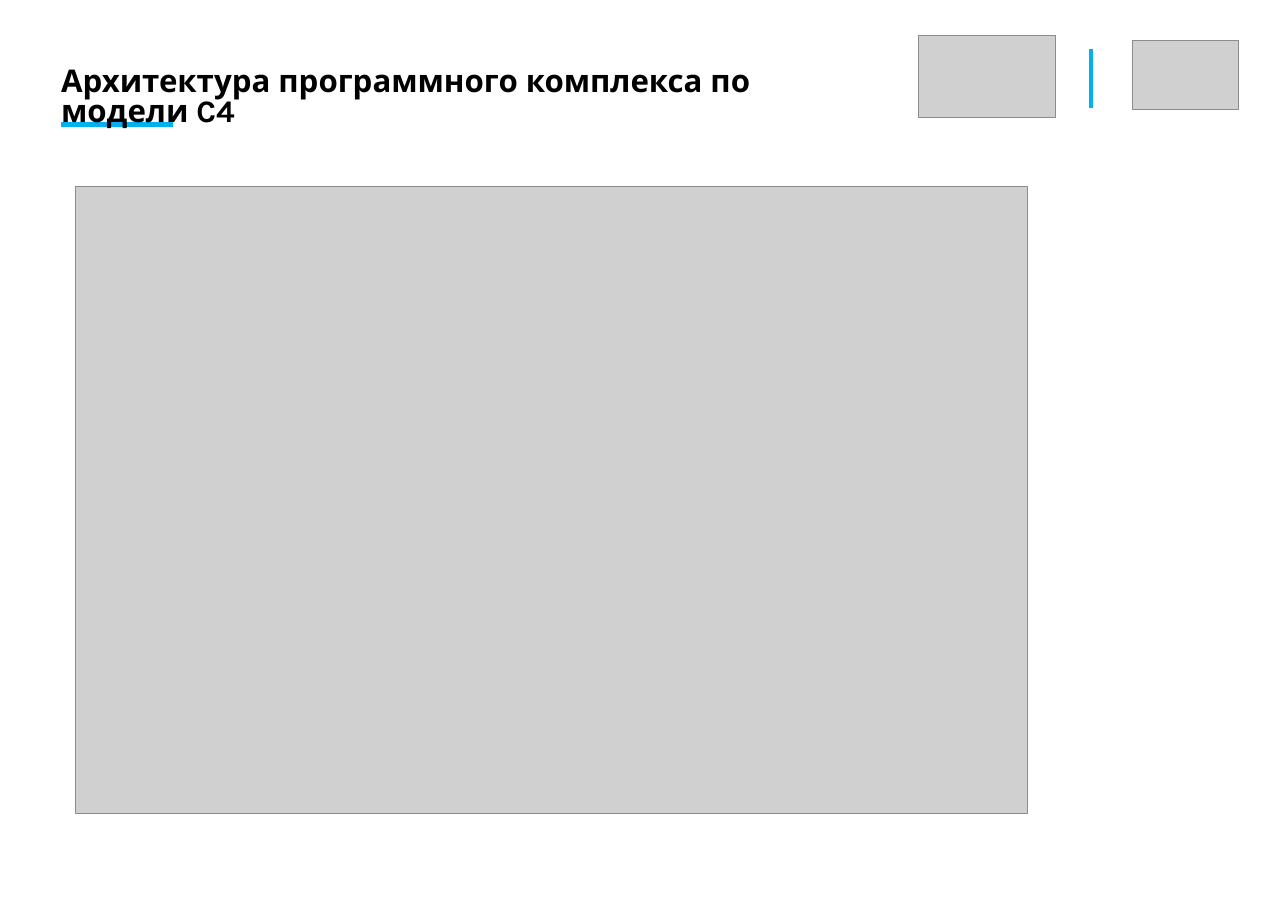
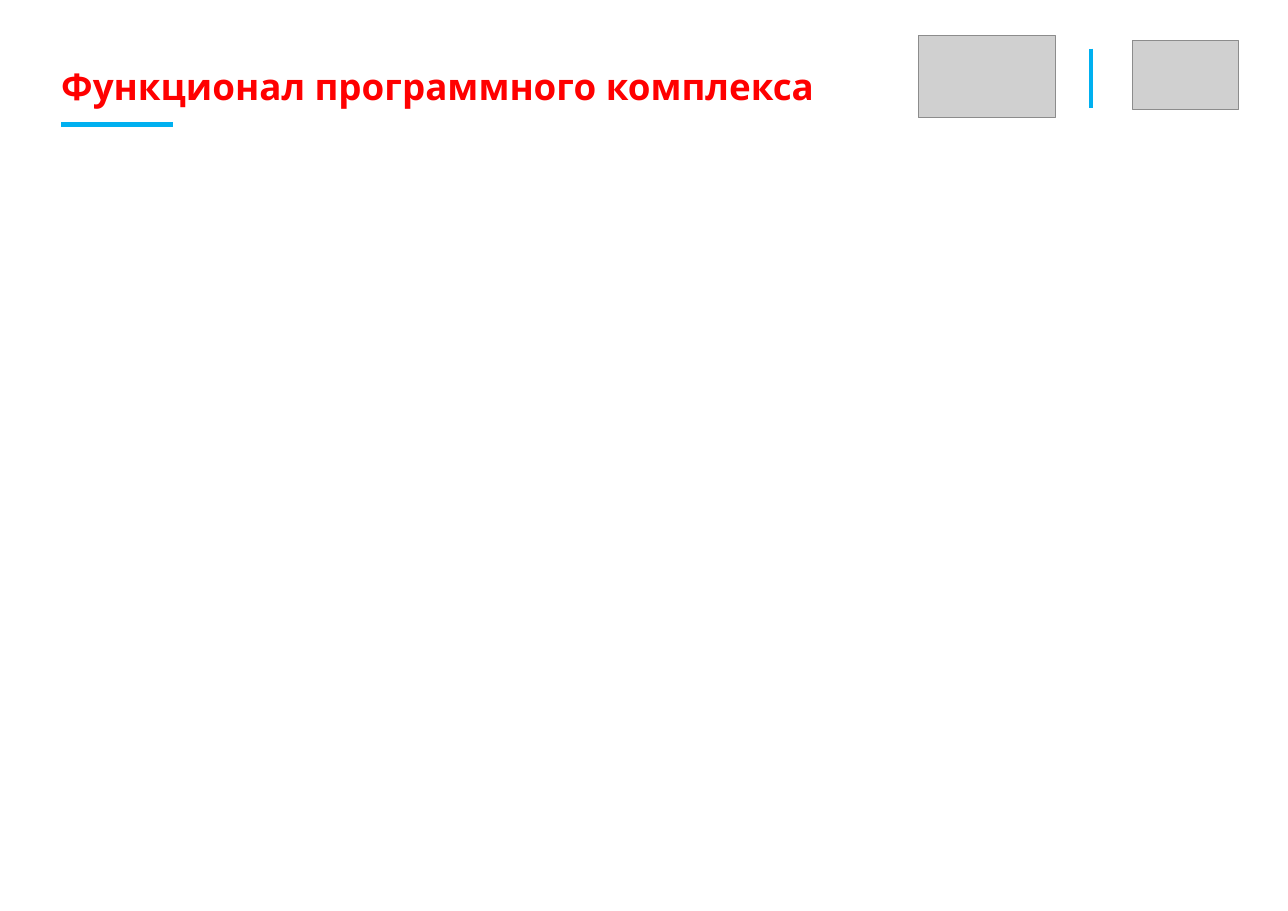
Before and after one commit to AlxndrKlbk/PhD_scriptorium, a slide deck: slide 14 of my_articles/3_course/автореферат/Kolbeko_AB_draft.pptx (slide 13 before the commit). Drawn at 1288x911 pixels with LibreOffice and Linux fonts; fonts in the diff are those of the drawing; grey boxes stand for pictures. Boxes give left, top, right and bottom in pixels: in the first picture for what was removed or moved away, otherwise in the second. Text is boxed around its words. In the diff, an @@ line names an element or a change of style, - is before the commit and + after.

```diff
--- a/my_articles/3_course/автореферат/Kolbeko_AB_draft.pptx
+++ b/my_articles/3_course/автореферат/Kolbeko_AB_draft.pptx
@@ text at (61, 73, 814, 109): text changed; size 20.4 to 24 pt; text colour #000000 to #FF0000 @@
-Архитектура программного комплекса по модели C4
+Функционал программного комплекса
@@ picture removed at (75, 187, 1028, 814) @@
```
Also in this commit, not shown: 4 other slides changed, 3 slides added, 2 slides removed, 2 other files.
